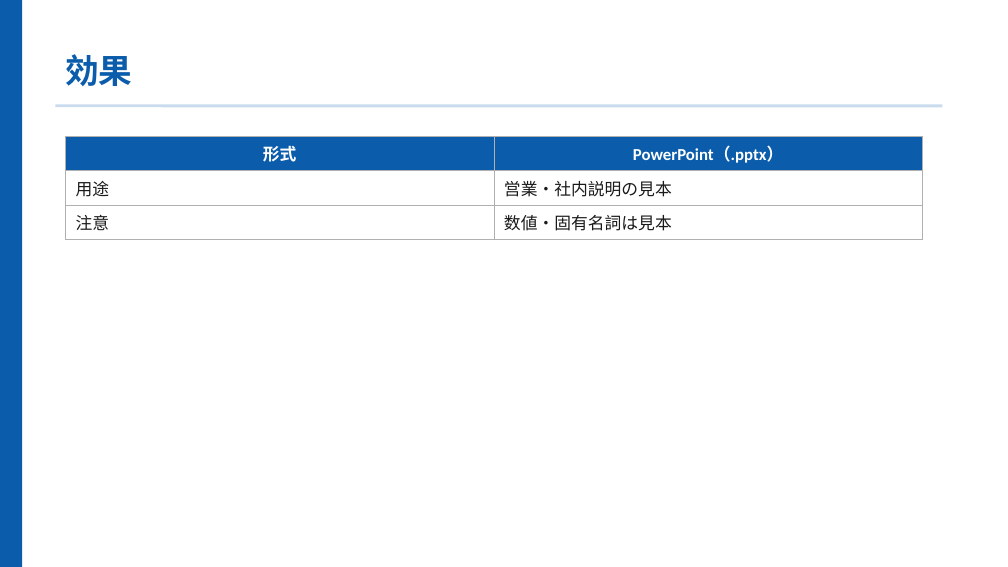
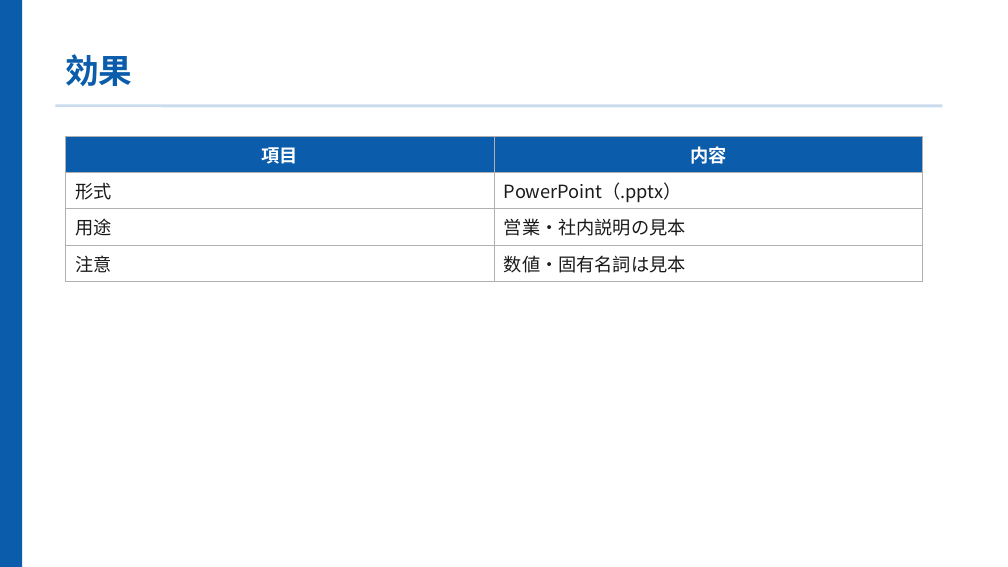
Before and after one commit to shenmixingye08-design/atlas-app, a slide deck: slide 8 of public/samples/sales-deck.pptx (slide 10 before the commit). Drawn at 1008x567 pixels with LibreOffice and Linux fonts; fonts in the diff are those of the drawing. Boxes give left, top, right and bottom in pixels: in the first picture for what was removed or moved away, otherwise in the second. Text is boxed around its words. In the diff, an @@ line names an element or a change of style, - is before the commit and + after.

```diff
--- a/public/samples/sales-deck.pptx
+++ b/public/samples/sales-deck.pptx
@@ table at <box>66,136,922,277</box> @@
+row 1: 項目 | 内容
```
Also in this commit, not shown: 10 other slides changed, 1 slide added, 3 slides removed, 12 other files.
